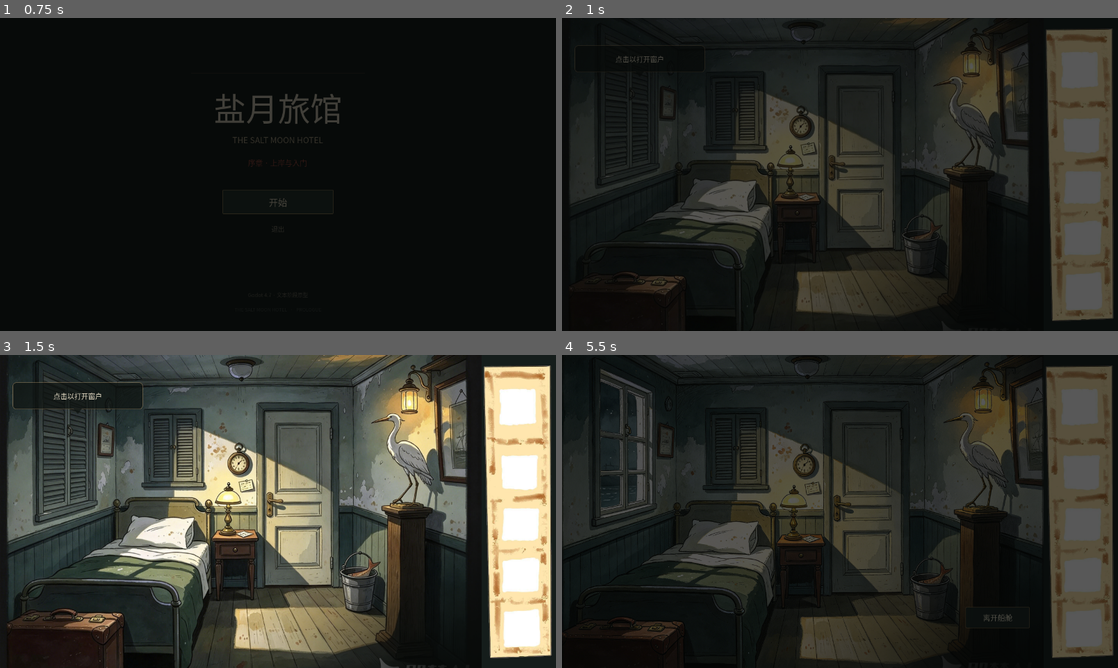
Above: before the commit, frames 1-4 (two rows, left to right).
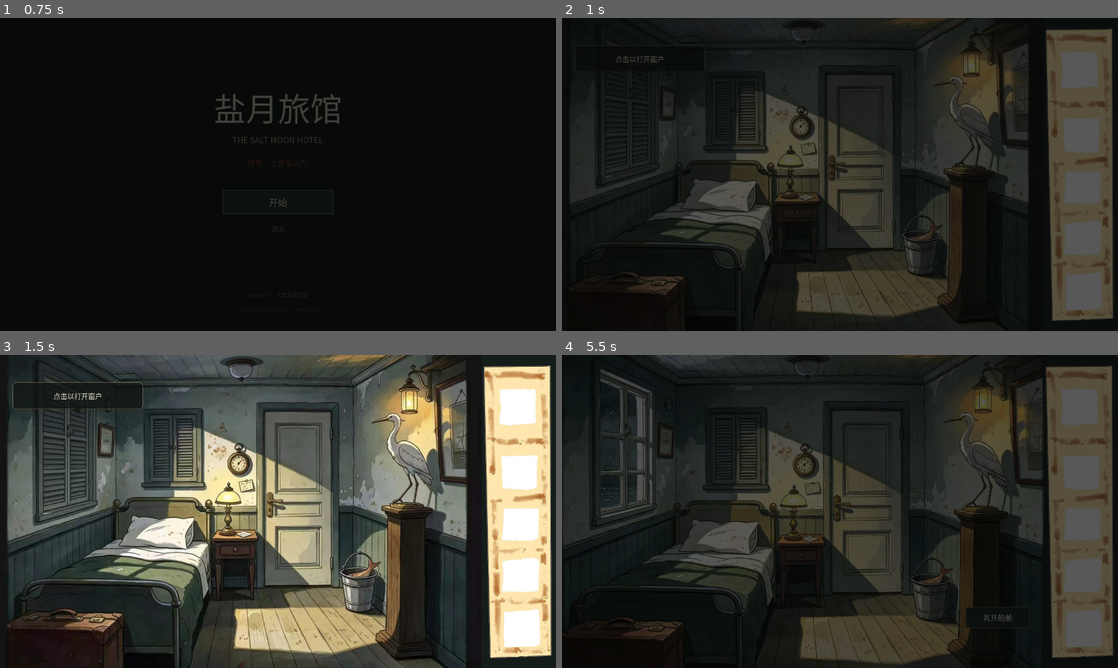
Above: after the commit, the same moments.

Repository: CorinJing/gugu_gaga
Game: Godot game, scene res://scenes/main.tscn
Two runs of this game, one before a commit and one after it. Both use one fixed random seed, a clock stepped at 60 frames per second and the inputs below.
Inputs (mouse positions are in pixels of both pictures, inside the frame that each line leads up to):
- Up to frame 1 (0.75 s): click "开始" at 0.5 s
- Up to frame 2 (1 s): no input
- Up to frame 3 (1.5 s): move the mouse to (400, 495) at 1.27 s; click (400, 495) at 1.42 s
- Up to frame 4 (5.5 s): tap Enter at 2, 3.5, 5 s; drag from (728, 527) to (812, 574) at 2.02 s; tap Space at 2.75, 4.25 s; move the mouse to (895, 442) at 2.77 s; click (895, 442) at 2.92 s; drag from (812, 574) to (673, 464) at 3.52 s; move the mouse to (1006, 558) at 4.27 s; click (1006, 558) at 4.42 s; drag from (673, 464) to (756, 433) at 5.02 s

Frame 1 is identical in both runs. In frame 2, 0.8% of the frame differs, in the area x 56-73%, y 78-100%; in frame 3, 5.8%, in the area x 8-84%, y 8-100%; in frame 4, 1.4%.

Commit message:
feat: 替换四张无水印场景图

Diff:
--- a/assets/shaders/watermark_vignette.gdshader
+++ /dev/null
@@ -1,9 +0,0 @@
-shader_type canvas_item;
-
-// Soft bottom-right vignette that hides the AI watermark without a hard box.
-void fragment() {
-	vec2 uv = UV;
-	float d = distance(uv, vec2(1.0, 1.0));
-	float a = smoothstep(0.58, 0.03, d) * 0.96;
-	COLOR = vec4(0.03, 0.04, 0.035, a);
-}
--- a/scenes/prologue/prologue_demo.tscn
+++ b/scenes/prologue/prologue_demo.tscn
@@ -1,8 +1,7 @@
-[gd_scene load_steps=5 format=3]
+[gd_scene load_steps=3 format=3]
 
 [ext_resource type="Script" path="res://scripts/prologue/prologue_demo.gd" id="1_demo"]
 [ext_resource type="PackedScene" path="res://scenes/ui/game_hud.tscn" id="2_hud"]
-[ext_resource type="Shader" path="res://assets/shaders/watermark_vignette.gdshader" id="3_vignette"]
 
 [sub_resource type="StyleBoxFlat" id="StyleBoxFlat_back"]
 bg_color = Color(0.0392157, 0.0509804, 0.0470588, 0.92)
@@ -28,9 +27,6 @@
 corner_radius_bottom_right = 22
 corner_radius_bottom_left = 22
 
-[sub_resource type="ShaderMaterial" id="ShaderMaterial_vignette"]
-shader = ExtResource("3_vignette")
-
 [node name="PrologueDemo" type="Control"]
 layout_mode = 3
 anchors_preset = 15
@@ -207,14 +203,6 @@
 offset_bottom = 570.0
 mouse_default_cursor_shape = 2
 
-[node name="WatermarkVignette" type="ColorRect" parent="Stage"]
-layout_mode = 0
-offset_right = 960.0
-offset_bottom = 720.0
-mouse_filter = 2
-material = SubResource("ShaderMaterial_vignette")
-color = Color(1, 1, 1, 1)
-
 [node name="GameHUD" parent="." instance=ExtResource("2_hud")]
 
 [node name="BackArrow" type="Button" parent="."]
Binary file changed: assets/art/backgrounds/boat_dock.png
Binary file changed: assets/art/backgrounds/boat_moving.png
Binary file changed: assets/art/backgrounds/cabin_closed.png
Binary file changed: assets/art/backgrounds/cabin_open.png
Not shown, removed: assets/shaders/watermark_vignette.gdshader.uid
Not shown, changed: 更新日志.md
